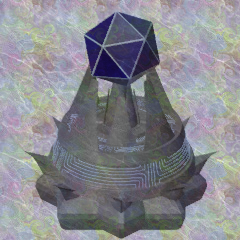
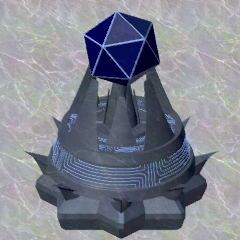
The second 240 × 240 image is a revision of the first. Changes to its layers:
"Layer #2": opacity 100% → 33% over [0, 0, 240, 240]
"Layer #1": opacity 32% → 12% over [0, 0, 240, 240]
painted on "doomscythe.png" over [22, 11, 221, 240]
